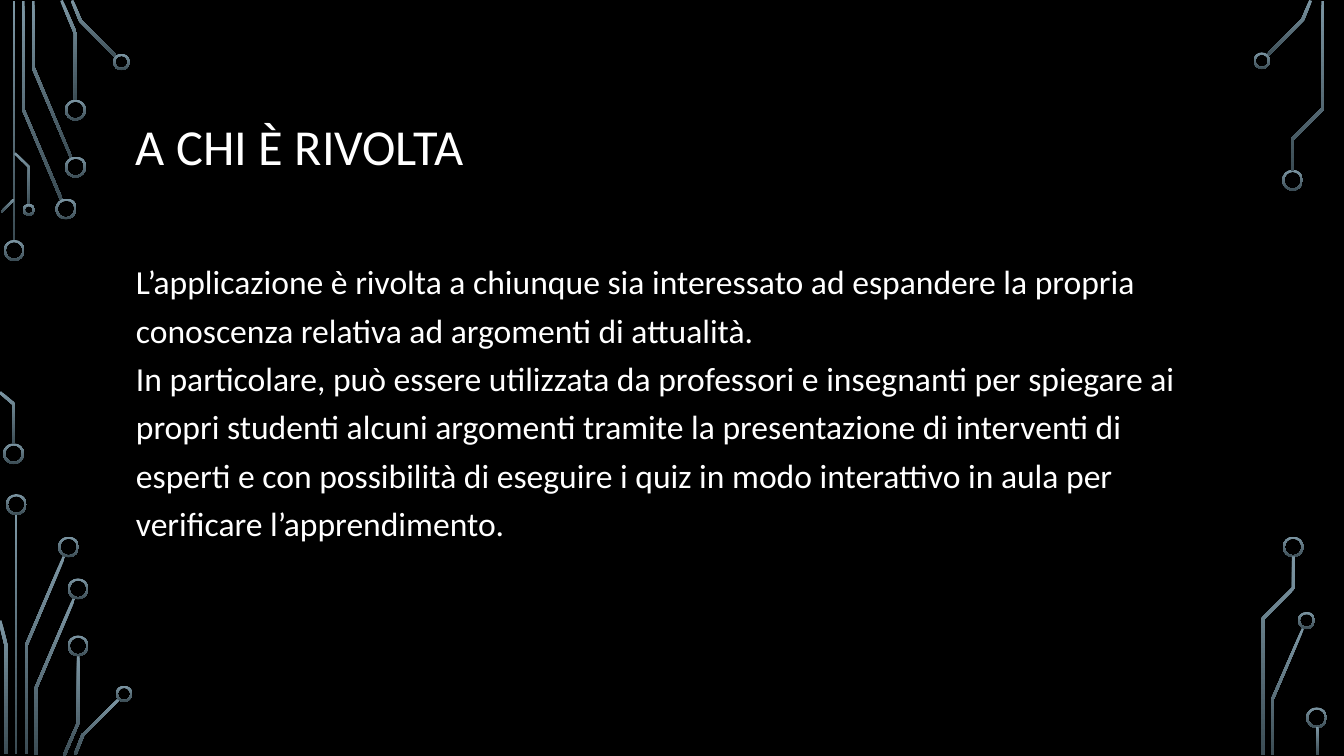
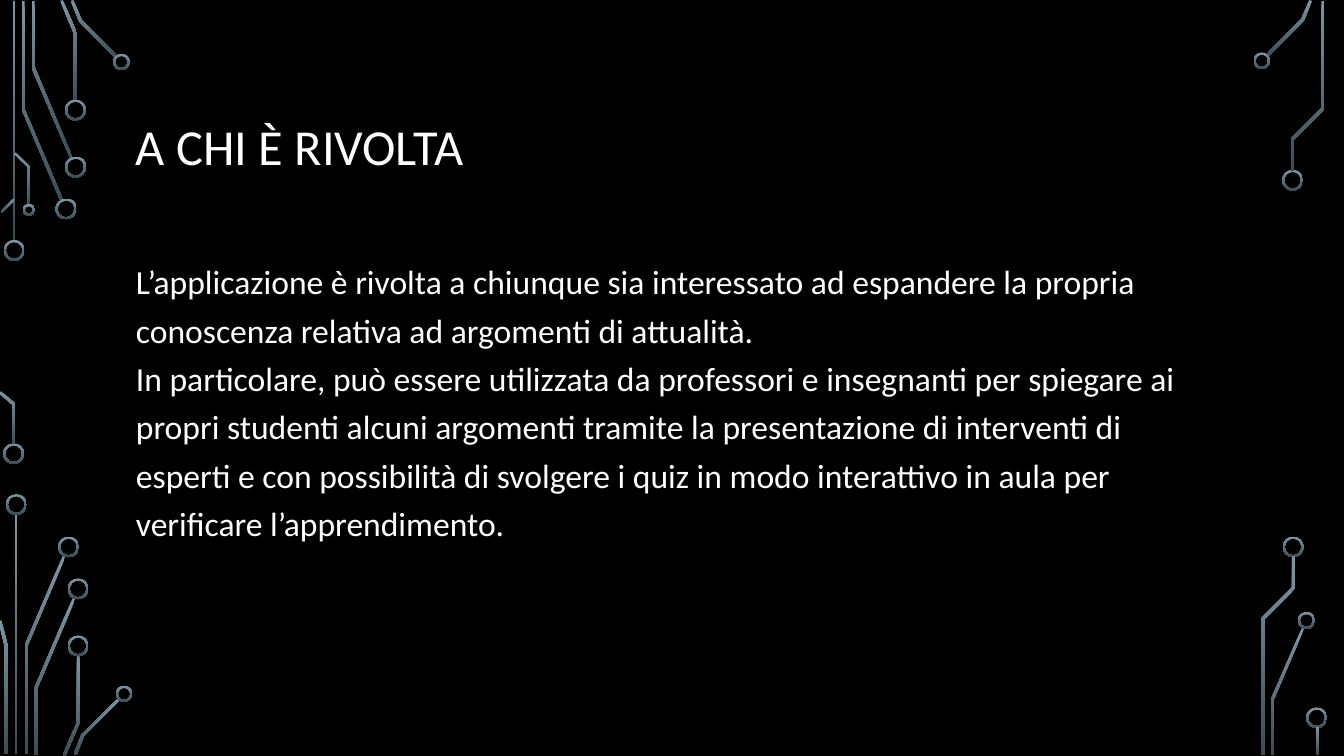
Before and after one commit to carraraFederico/TEDxLearn_ProgettoCloudMobile_2024, a slide deck: slide 4 of TEDxLearn.pptx. Drawn at 1344x756 pixels with LibreOffice and Linux fonts; fonts in the diff are those of the drawing; background and template pictures are left out. Boxes give left, top, right and bottom in pixels: in the first picture for what was removed or moved away, otherwise in the second. Text is boxed around its words. In the diff, an @@ line names an element or a change of style, - is before the commit and + after.

```diff
--- a/TEDxLearn.pptx
+++ b/TEDxLearn.pptx
@@ text at (136,270,1174,542): text changed @@
-L’applicazione è rivolta a chiunque sia interessato ad espandere la propria conoscenza relativa ad argomenti di attualità.
-In particolare, può essere utilizzata da professori e insegnanti per spiegare ai propri studenti alcuni argomenti tramite la presentazione di interventi di esperti e con possibilità di eseguire i quiz in modo interattivo in aula per verificare l’apprendimento.
+L’applicazione è rivolta a chiunque sia interessato ad espandere la propria conoscenza relativa ad argomenti di attualità.
+In particolare, può essere utilizzata da professori e insegnanti per spiegare ai propri studenti alcuni argomenti tramite la presentazione di interventi di esperti e con possibilità di svolgere i quiz in modo interattivo in aula per verificare l’apprendimento.
```
Also in this commit, not shown: 2 other slides changed.
